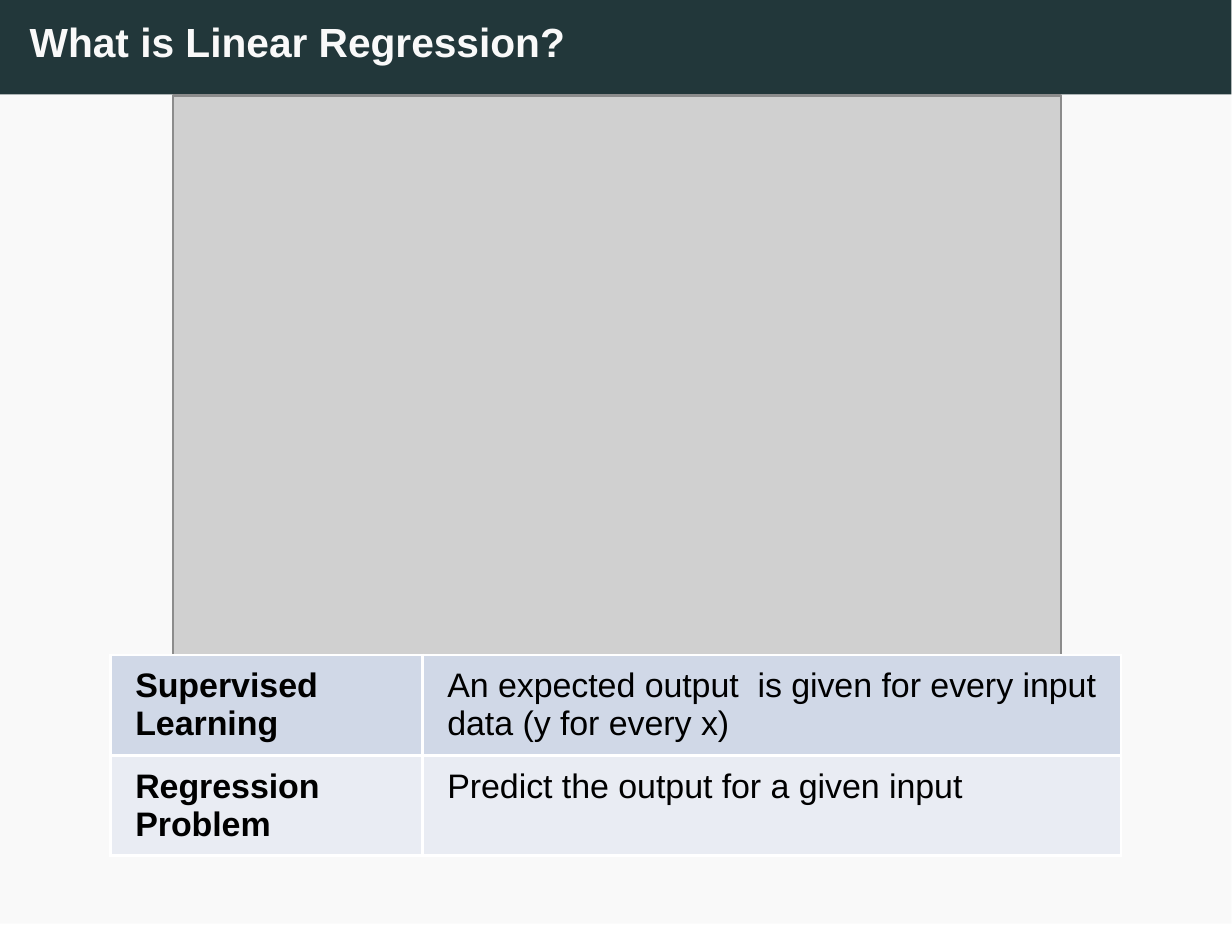
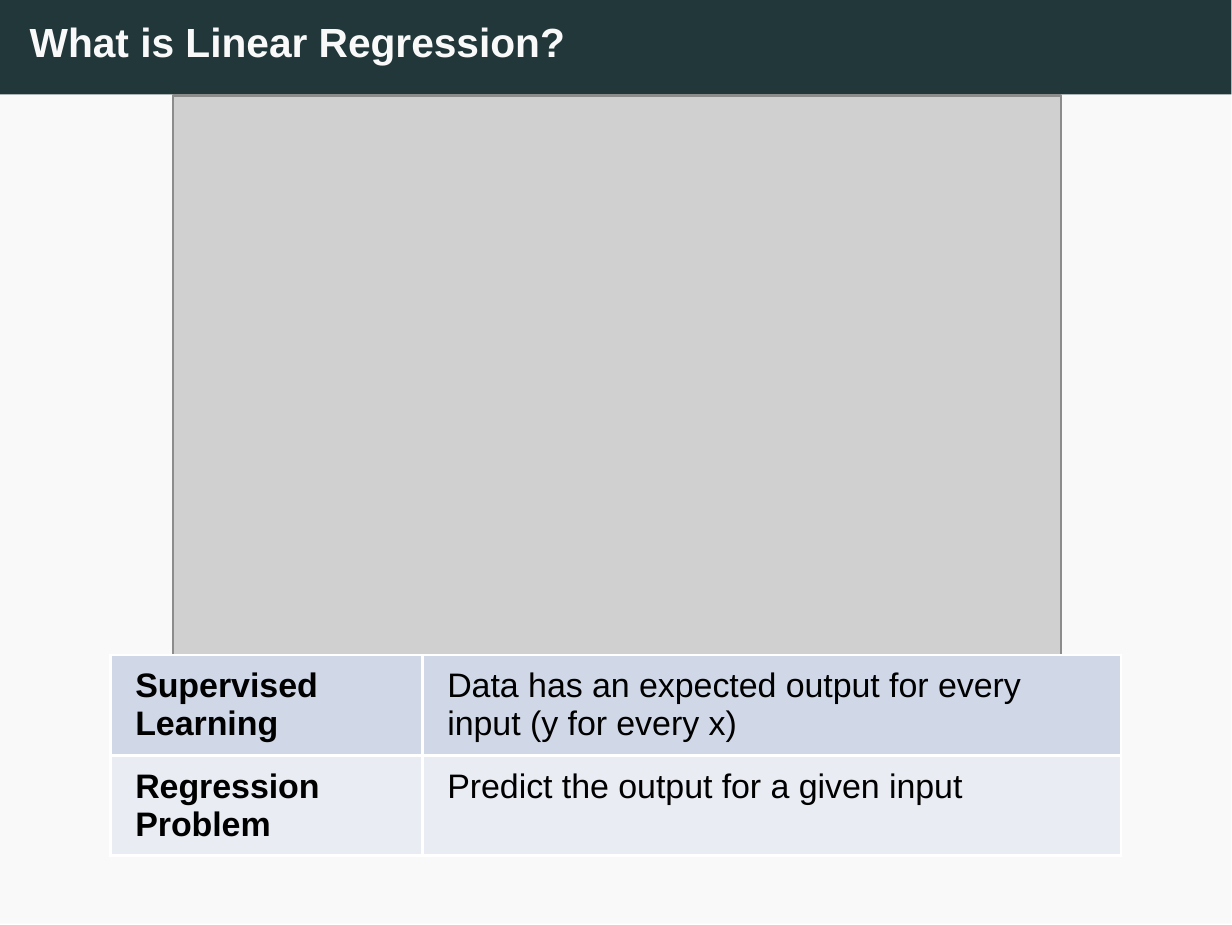
Before and after one commit to edlym96/linear-regression-workshop, a slide deck: slide 16 of slides/L3_Linear_draft.pptx (slide 15 before the commit). Drawn at 1232x925 pixels with LibreOffice and Linux fonts; fonts in the diff are those of the drawing; grey boxes stand for pictures. Boxes give left, top, right and bottom in pixels: in the first picture for what was removed or moved away, otherwise in the second. Text is boxed around its words. In the diff, an @@ line names an element or a change of style, - is before the commit and + after.

```diff
--- a/slides/L3_Linear_draft.pptx
+++ b/slides/L3_Linear_draft.pptx
@@ table at [110,655,1122,868] @@
-row 1, column 2: An expected output is given for every input data (y for every x)
+row 1, column 2: Data has an expected output for every input (y for every x)
```
Also in this commit, not shown: 1 other slide changed, 2 slides added, 2 other files.
